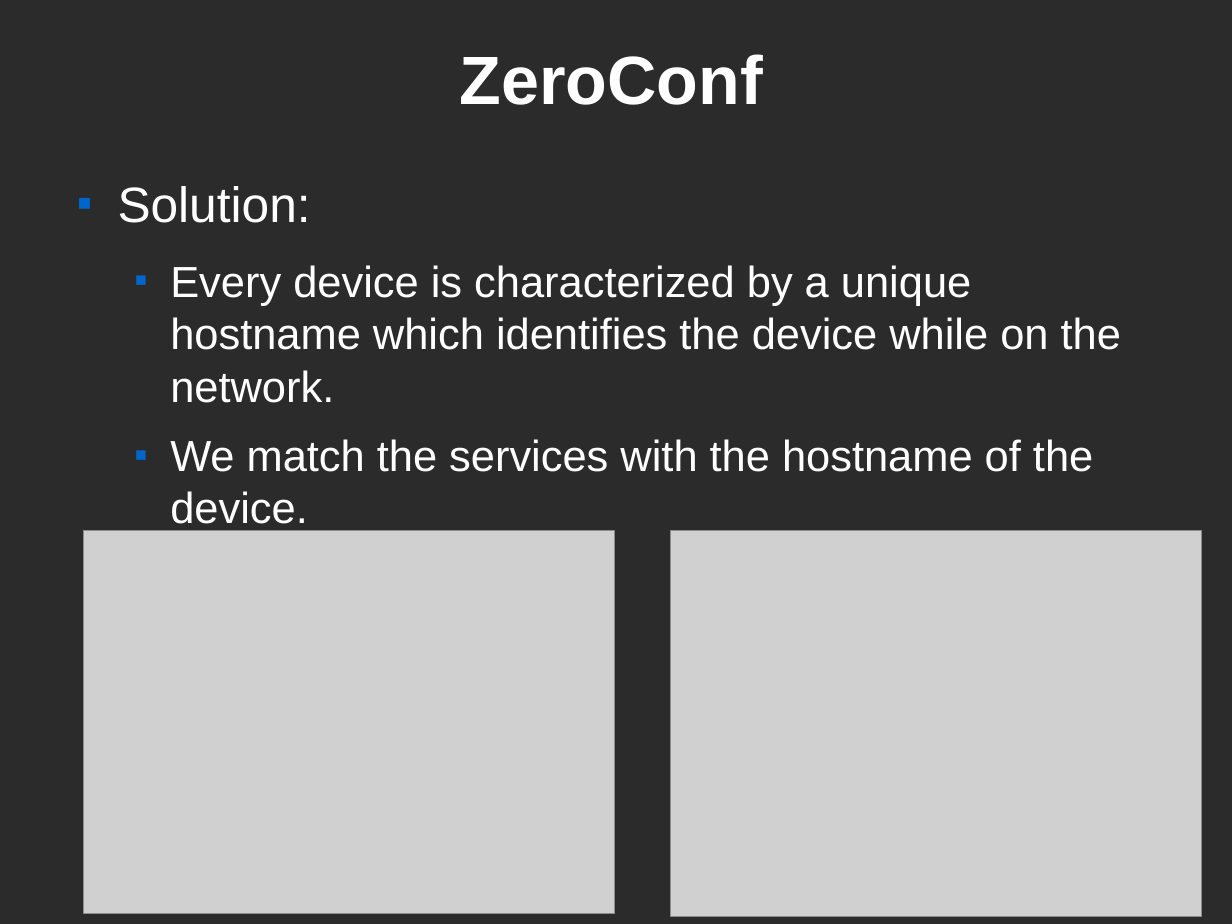
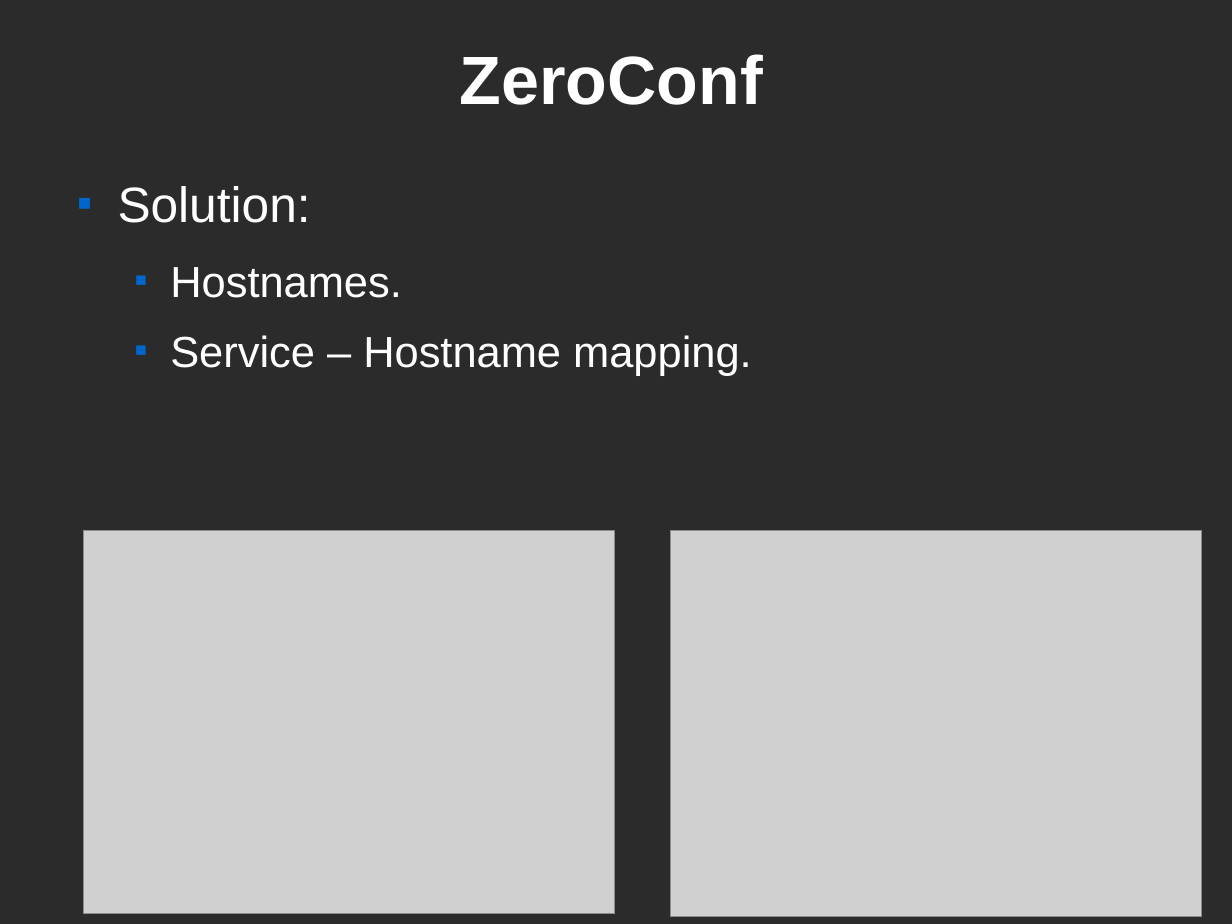
Before and after one commit to CEID-DS/cbox, a slide deck: slide 21 of doc/fosscomm/fosscomm_finalv1.odp. Drawn at 1232x924 pixels with LibreOffice and Linux fonts; fonts in the diff are those of the drawing; grey boxes stand for pictures; background and template pictures are left out; a plain dark background stands for a picture behind light text. Boxes give left, top, right and bottom in pixels: in the first picture for what was removed or moved away, otherwise in the second. Text is boxed around its words. In the diff, an @@ line names an element or a change of style, - is before the commit and + after.

Commit message:
updating ZeroConf part in final presentation

```diff
--- a/doc/fosscomm/fosscomm_finalv1.odp
+++ b/doc/fosscomm/fosscomm_finalv1.odp
@@ text at [170,267,752,376]: text changed @@
-  ■ Every device is characterized by a unique hostname which identifies the device while on the network.
-  ■ We match the services with the hostname of the device.
+  ■ Hostnames.
+  ■ Service – Hostname mapping.
```
Also in this commit, not shown: 9 other slides changed, 1 other file.
